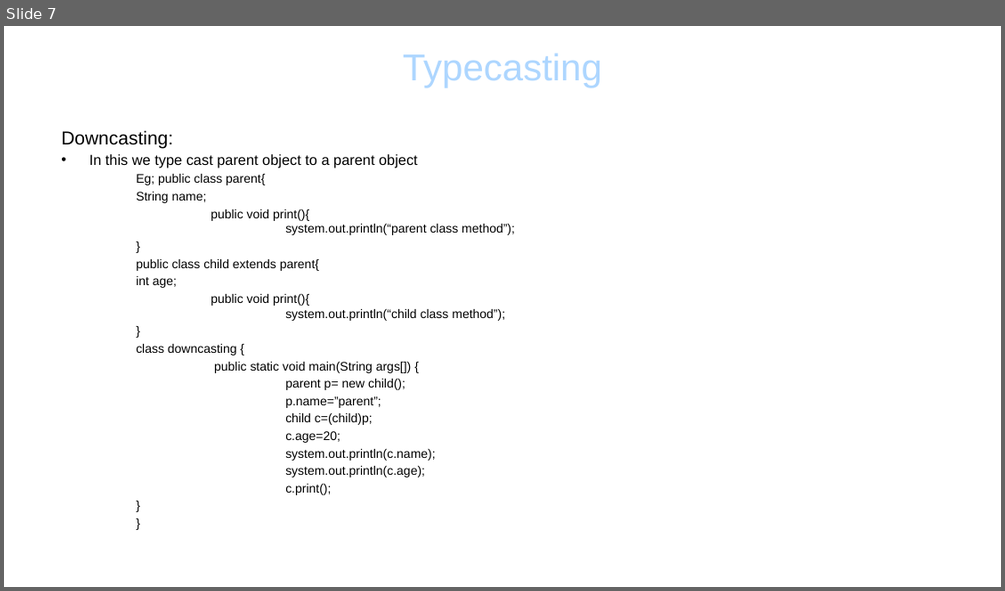
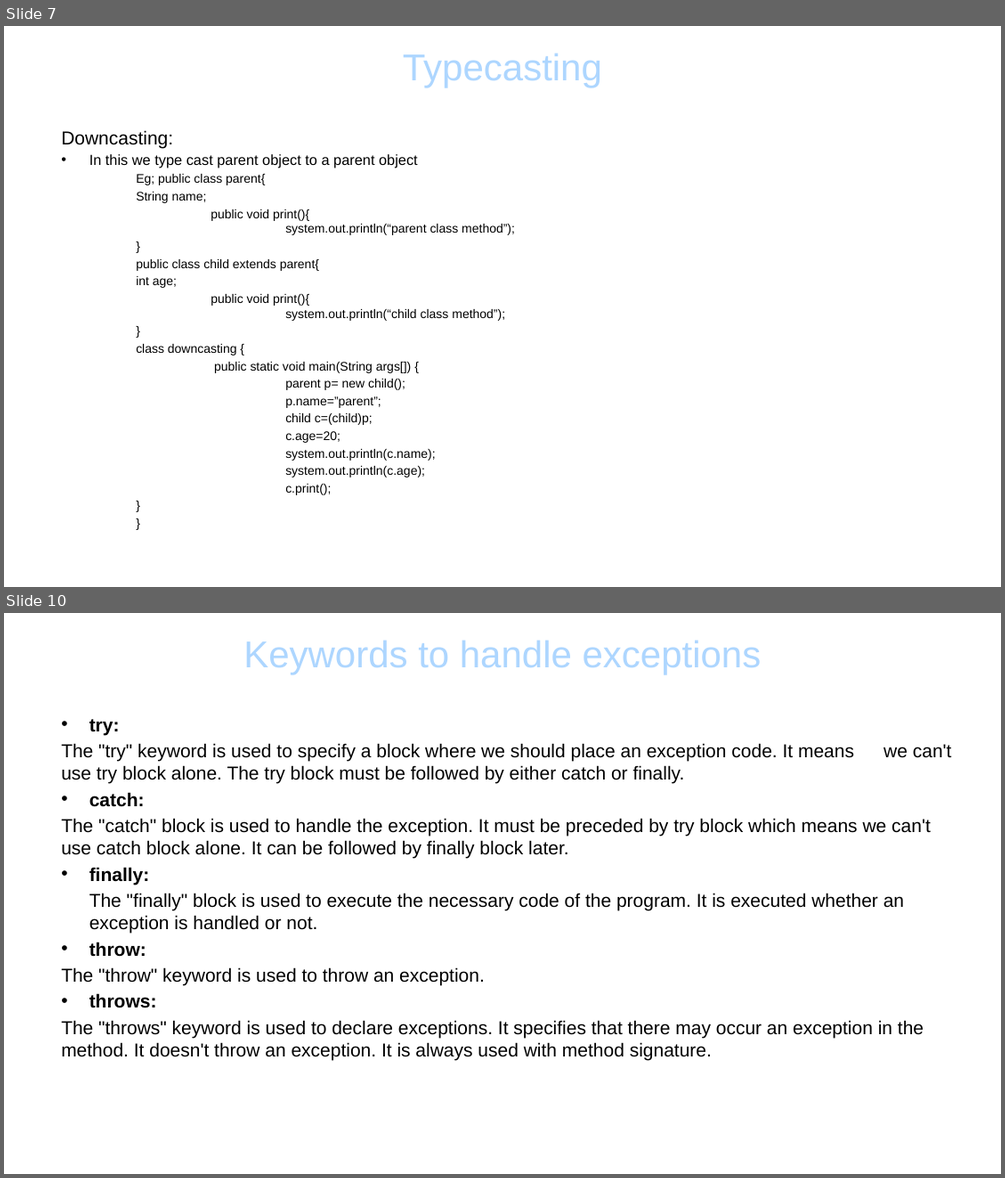
Before and after one commit to lanceqa81/Notes, a slide deck: ADVANCED JAVA.pptx. Shown one above the other, each under a label of ours: slide 7 before the commit, slides 7 and 10 after it; the slides between them are not shown. The pictures are 1005x591 and 1005x1178 pixels, drawn with LibreOffice and Linux fonts; fonts in the diff are those of the drawing; background and template pictures are left out. Boxes give left, top, right and bottom in pixels: in the first picture for what was removed or moved away, otherwise in the second. Text is boxed around its words. In the diff, an @@ line names an element or a change of style, - is before the commit and + after.

```diff
--- a/ADVANCED JAVA.pptx
+++ b/ADVANCED JAVA.pptx
@@ slide 10 added at (4, 613, 1001, 1174), background picture (left out) @@
@@ title added at (243, 641, 761, 674), 36 pt, text #ADD6FF @@
+Keywords to handle exceptions
@@ text added at (61, 719, 952, 1060), 18 pt, text #000000 @@
+• try:
+The "try" keyword is used to specify a block where we should place an exception code. It means we can't use try block alone. The try block must be followed by either catch or finally.
+• catch:
+The "catch" block is used to handle the exception. It must be preceded by try block which means we can't use catch block alone. It can be followed by finally block later.
+• finally:
+The "finally" block is used to execute the necessary code of the program. It is executed whether an exception is handled or not.
+• throw:
+The "throw" keyword is used to throw an exception.
+• throws:
+The "throws" keyword is used to declare exceptions. It specifies that there may occur an exception in the method. It doesn't throw an exception. It is always used with method signature.
```
Also in this commit, not shown: 2 slides changed, 2 other slides added.
